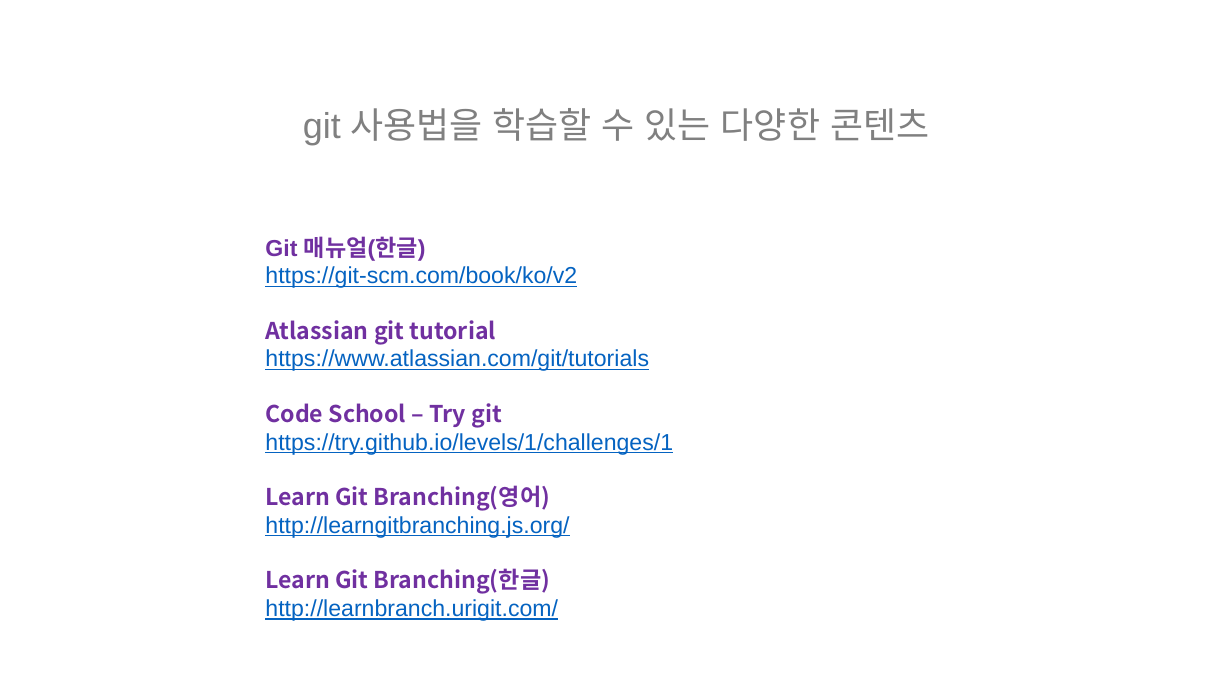
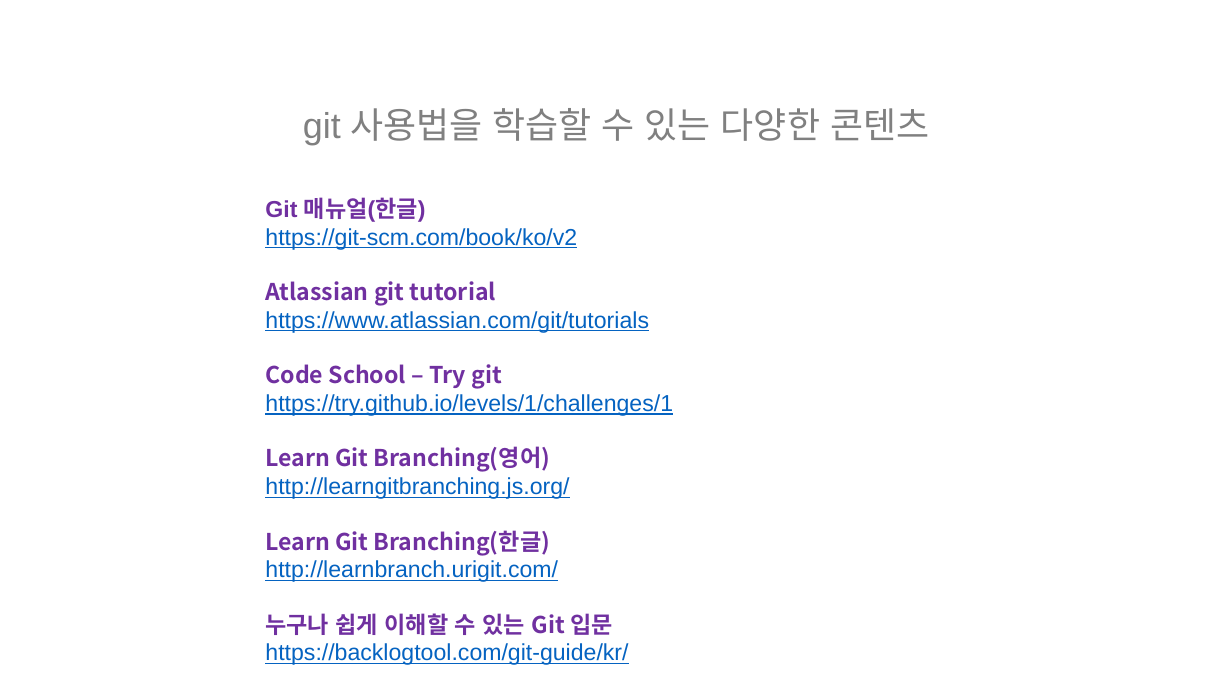
Before and after one commit to juniair/Summary-PPT, a slide deck: slide 43 of git 사용법.pptx (slide 35 before the commit). Drawn at 1232x693 pixels with LibreOffice and Linux fonts; fonts in the diff are those of the drawing. Boxes give left, top, right and bottom in pixels: in the first picture for what was removed or moved away, otherwise in the second. Text is boxed around its words. In the diff, an @@ line names an element or a change of style, - is before the commit and + after.

```diff
--- a/git 사용법.pptx
+++ b/git 사용법.pptx
@@ text "Git 매뉴얼(한글)": place and size @@
-text "Git 매뉴얼(한글)" at <box>265,236,673,621</box>
+text "Git 매뉴얼(한글)" at <box>265,197,673,665</box>
@@ text at <box>265,613,628,665</box>: paragraphs added @@
+누구나 쉽게 이해할 수 있는 Git 입문
+https://backlogtool.com/git-guide/kr/
```
Also in this commit, not shown: 1 other slide changed, 9 slides added, 1 slide removed.
